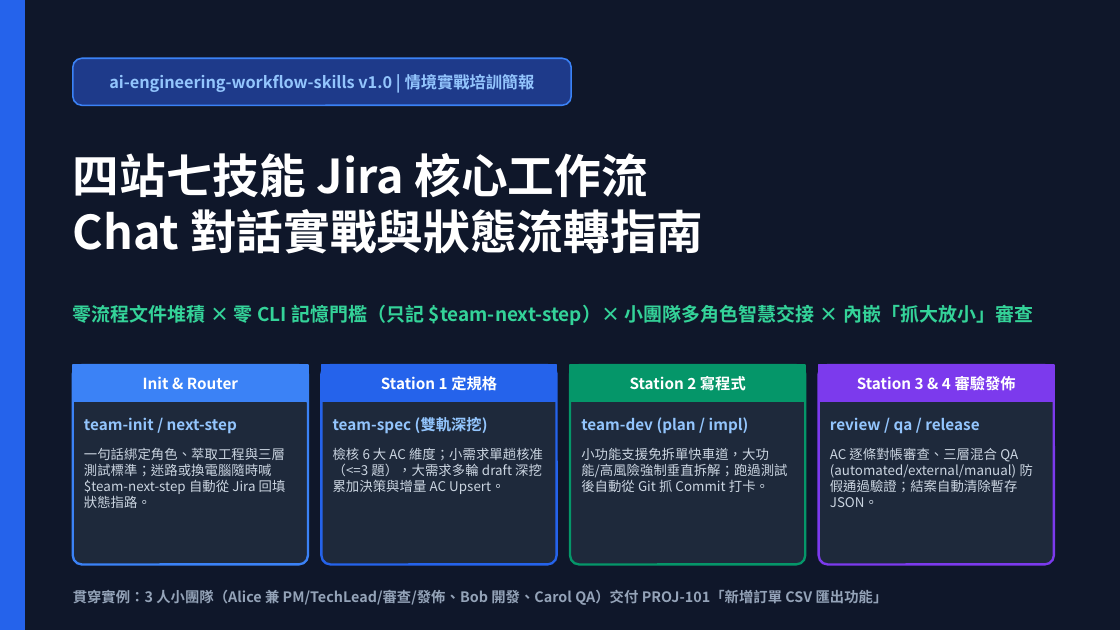
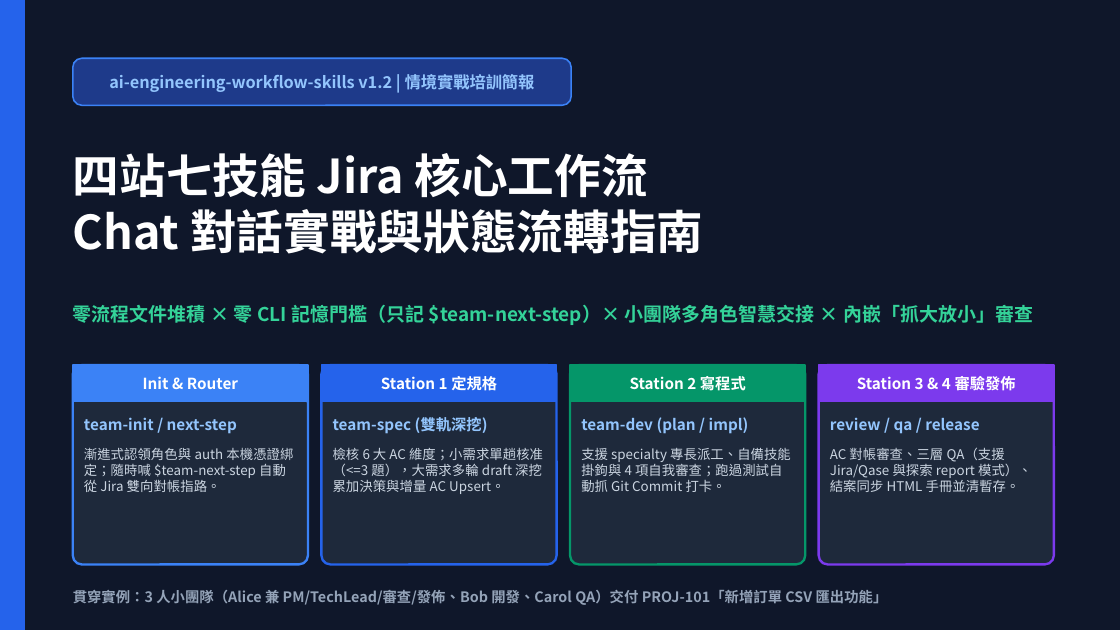
Before and after one commit to wilsonliu123/ai-engineering-workflow-skills, a slide deck: slide 1 of docs/training-manual.pptx. Drawn at 1120x630 pixels with LibreOffice and Linux fonts; fonts in the diff are those of the drawing. Boxes give left, top, right and bottom in pixels: in the first picture for what was removed or moved away, otherwise in the second. Text is boxed around its words. In the diff, an @@ line names an element or a change of style, - is before the commit and + after.

Commit message:
docs: update changelog, README, and training manuals for v1.2.0
- Record v1.1.0 and v1.2.0 release milestones in CHANGELOG.md to capture
  multi-member role pools, bidirectional Jira reconciliation, Qase and
  media sync, QA report mode, living HTML manuals, and run-workflow.
- Refresh README.md and all training manual deliverables (MD, HTML, PDF,
  DOCX, PPTX) so onboarding and operational guides match current v1.2
  skill modes, CLI flags, and governance rules.

```diff
--- a/docs/training-manual.pptx
+++ b/docs/training-manual.pptx
@@ text at (109, 74, 535, 92): text changed @@
-ai-engineering-workflow-skills v1.0 | 情境實戰培訓簡報
+ai-engineering-workflow-skills v1.2 | 情境實戰培訓簡報
@@ text at (84, 448, 293, 492): text changed @@
-一句話綁定角色、萃取工程與三層測試標準；迷路或換電腦隨時喊 $team-next-step 自動從 Jira 回填狀態指路。
+漸進式認領角色與 auth 本機憑證綁定；隨時喊 $team-next-step 自動從 Jira 雙向對帳指路。
@@ text at (581, 448, 791, 492): text changed @@
-小功能支援免拆單快車道，大功能/高風險強制垂直拆解；跑過測試後自動從 Git 抓 Commit 打卡。
+支援 specialty 專長派工、自備技能掛鉤與 4 項自我審查；跑過測試自動抓 Git Commit 打卡。
@@ text at (830, 447, 1032, 492): text changed @@
-AC 逐條對帳審查、三層混合 QA (automated/external/manual) 防假通過驗證；結案自動清除暫存 JSON。
+AC 對帳審查、三層 QA（支援 Jira/Qase 與探索 report 模式）、結案同步 HTML 手冊並清暫存。
```
Also in this commit, not shown: 15 other slides changed, 6 other files.
